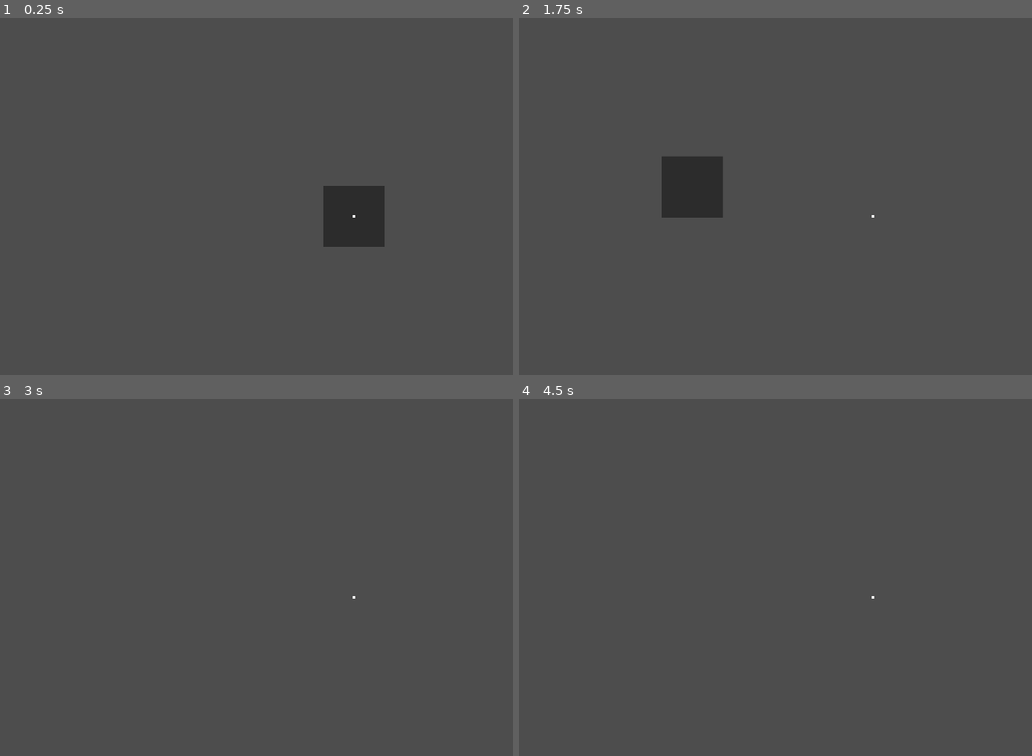
Above: before the commit, frames 1-4 (two rows, left to right).
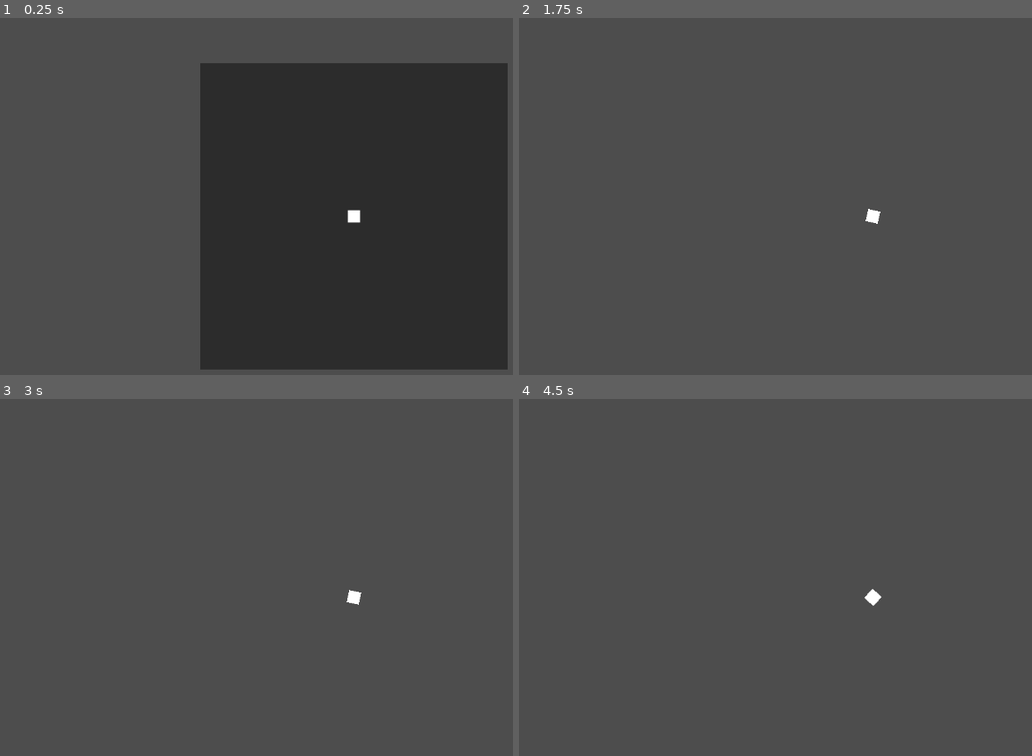
Above: after the commit, the same moments.

Repository: AWizardNamedGandalf/BreakThrough
Game: Godot game, scene res://World/world.tscn
Same seed, same stepped clock (60 frames per second), same inputs: the game is played once before the commit and once after it.
Inputs (mouse positions are in pixels of both pictures, inside the frame that each line leads up to):
- Up to frame 1 (0.25 s): no input
- Up to frame 2 (1.75 s): tap Enter at 0.5 s; move the mouse to (1026, 196) at 0.52 s; hold D (right) 0.53-1.28 s; move the mouse to (729, 235) at 1.27 s; hold S (down) from 1.28 s (still down)
- Up to frame 3 (3 s): move the mouse to (425, 509) at 2.02 s; release S (down) at 2.03 s; hold D (right) 2.03-2.78 s; move the mouse to (318, 677) at 2.77 s; hold W (up) from 2.78 s (still down)
- Up to frame 4 (4.5 s): move the mouse to (outside the picture) at 3.52 s; release W (up) at 3.53 s; hold A (left) from 3.53 s (still down); move the mouse to (662, 538) at 4.27 s

The runs differ from the first frame. In frame 1, 50% of the frame differs, in the area x 39-99%, y 12-99%; in frame 2, 2.1%; in frame 3, less than 0.1%; in frame 4, less than 0.1%.

Commit message:
Rotation

Diff:
--- a/break-through/World/Player/player.gd
+++ b/break-through/World/Player/player.gd
@@ -1,11 +1,22 @@
 extends RigidBody2D
 
-@export var move_speed: float = 100
 @export var thrust_force: float = 500
+@export var turn_speed: float = 5
 
 func _integrate_forces(state: PhysicsDirectBodyState2D) -> void:
 	var direction = Vector2.ZERO
 
+	#get mouse position
+	var mouse_position : Vector2 = get_global_mouse_position()
+
+	#get direction to mouse position from whatever this script is attached to
+	var direction_to_mouse: Vector2 = global_position.direction_to(mouse_position)
+
+	#get angle from whatever this script is attached to using direction_to_mouse variable
+	var target_angle: float = direction_to_mouse.angle()
+
+	#get the angle difference from the rotation of this object and where it should rotate
+	var angle_diff: float = wrapf(target_angle - rotation, -PI, PI)
 	# Get input for movemnt
 	if Input.is_action_pressed("left"):
 		direction.x -= 1
@@ -17,3 +28,4 @@
 		direction.y += 1
 
 	state.apply_force(direction * thrust_force)
+	state.angular_velocity = angle_diff * turn_speed
--- a/break-through/World/Player/player.tscn
+++ b/break-through/World/Player/player.tscn
@@ -18,3 +18,4 @@
 texture = ExtResource("1_l8h54")
 
 [node name="Camera2D" type="Camera2D" parent="."]
+zoom = Vector2(5, 5)
